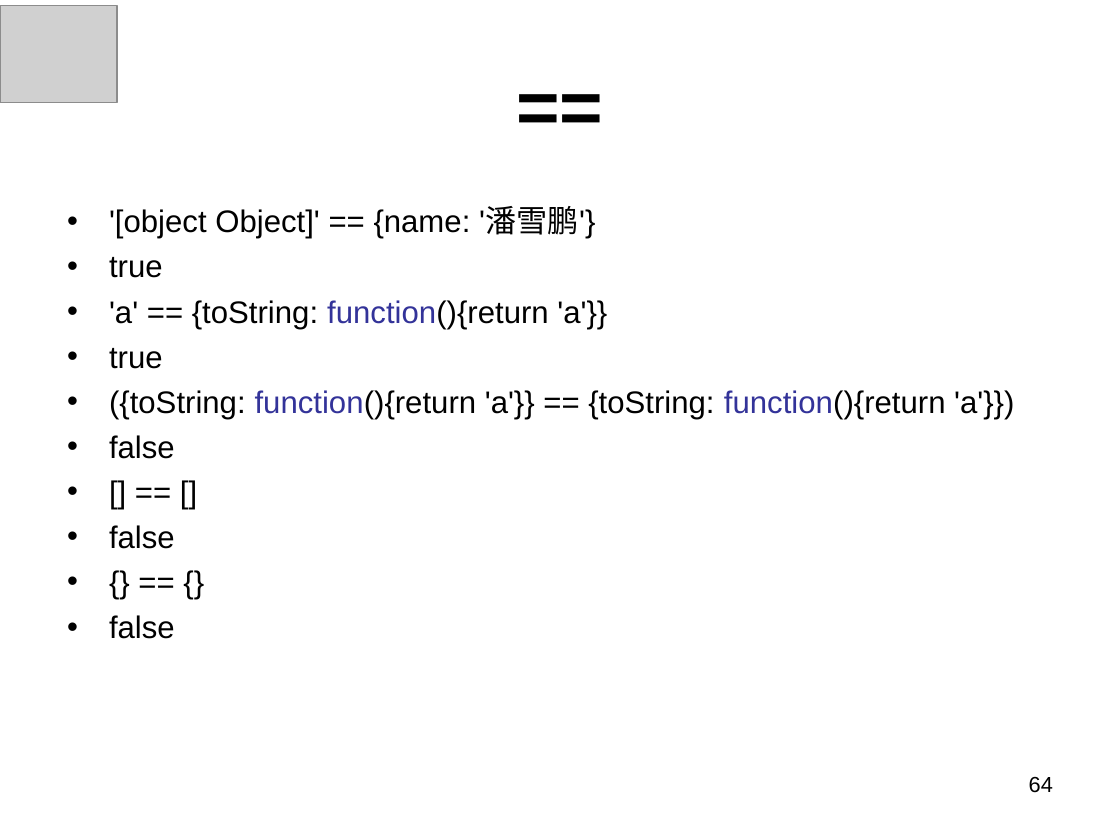
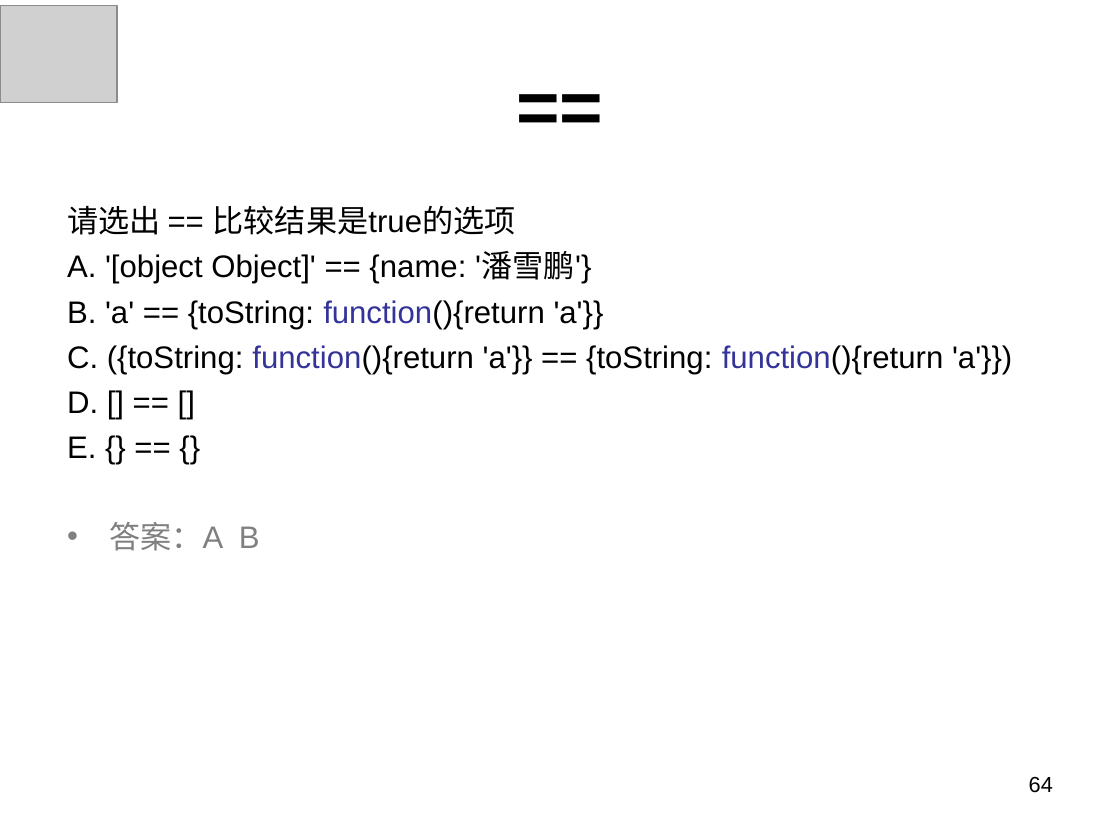
Before and after one commit to panxuepeng/javascript, a slide deck: slide 64 of ppt/1-1（第一天课程）.ppt. Drawn at 1120x840 pixels with LibreOffice and Linux fonts; fonts in the diff are those of the drawing; grey boxes stand for pictures. Boxes give left, top, right and bottom in pixels: in the first picture for what was removed or moved away, otherwise in the second. Text is boxed around its words. In the diff, an @@ line names an element or a change of style, - is before the commit and + after.

Commit message:
ppt

```diff
--- a/ppt/1-1（第一天课程）.ppt
+++ b/ppt/1-1（第一天课程）.ppt
@@ text at box(67, 205, 1012, 551): text changed @@
-• '[object Object]' == {name: '潘雪鹏'}
-• true
-• 'a' == {toString: function(){return 'a'}}
-• true
-• ({toString: function(){return 'a'}} == {toString: function(){return 'a'}})
-• false
-• [] == []
-• false
-• {} == {}
-• false
+请选出 == 比较结果是true的选项
+A. '[object Object]' == {name: '潘雪鹏'}
+B. 'a' == {toString: function(){return 'a'}}
+C. ({toString: function(){return 'a'}} == {toString: function(){return 'a'}})
+D. [] == []
+E. {} == {}
+• 答案：A B
```
Also in this commit, not shown: 7 other slides changed, 1 slide added, 2 slides removed.
